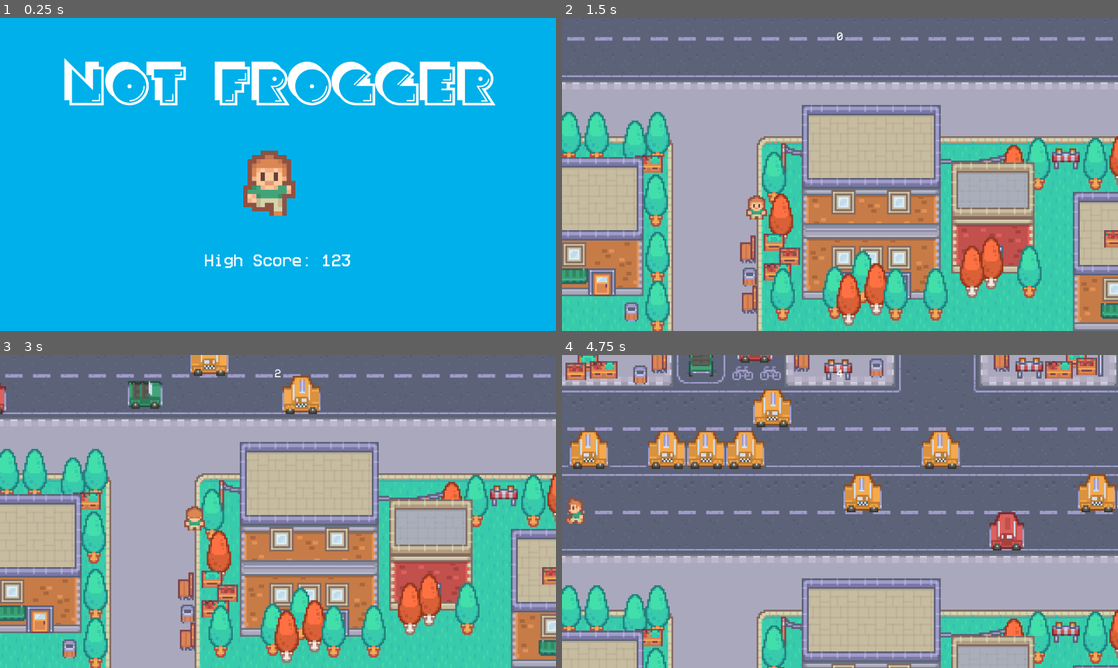
Above: before the commit, frames 1-4 (two rows, left to right).
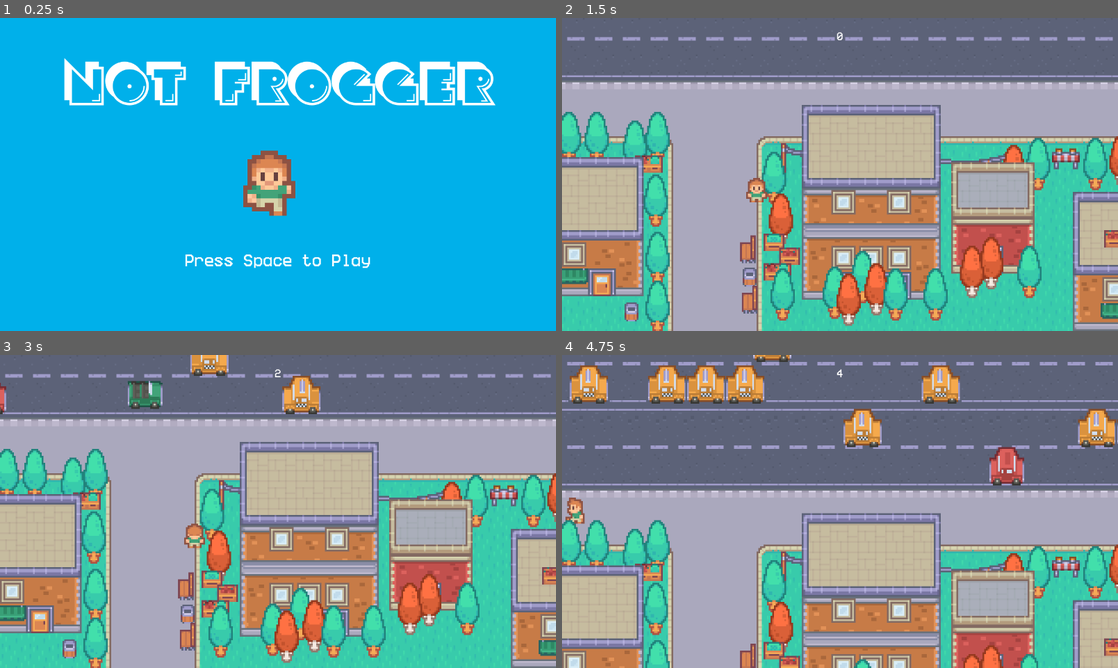
Above: after the commit, the same moments.

Repository: mikelsito/FroggerClone
Game: Godot game, scene res://scenes/title.tscn
The game is run twice, just before and just after one commit, with the same random seed, the same clock (stepped at 60 frames per second) and the same inputs.
Inputs:
- Up to frame 1 (0.25 s): no input
- Up to frame 2 (1.5 s): tap Space (confirm) at 0.5, 0.6, 1.35 s; hold D (right) 0.53-1.28 s; hold S (down) from 1.28 s (still down)
- Up to frame 3 (3 s): release S (down) at 2.03 s; hold D (right) 2.03-2.78 s; tap Space (confirm) at 2.1, 2.85 s; hold W (up) from 2.78 s (still down)
- Up to frame 4 (4.75 s): release W (up) at 3.53 s; hold A (left) from 3.53 s (still down); tap Space (confirm) at 3.6, 4.35 s

The runs differ from the first frame. In frame 1, 0.6% of the frame differs, in the area x 33-67%, y 75-80%; in frame 2, 0.4%; in frame 3, 0.4%; in frame 4, 66%, in the area x 0-100%, y 0-100%.

Commit message:
finished.

Diff:
--- a/project.godot
+++ b/project.godot
@@ -18,6 +18,10 @@
 run/main_scene="uid://bg46h5x2n6eev"
 config/features=PackedStringArray("4.6", "Forward Plus")
 config/icon="res://icon.svg"
+
+[autoload]
+
+Global="*uid://cv0t1n0e7k0ls"
 
 [display]
 
@@ -62,3 +66,4 @@
 [rendering]
 
 textures/canvas_textures/default_texture_filter=0
+textures/vram_compression/import_etc2_astc=true
--- a/scenes/car1.tscn
+++ b/scenes/car1.tscn
@@ -2,6 +2,7 @@
 
 [ext_resource type="Script" uid="uid://bvl4ny6dj3mqa" path="res://scenes/car_1.gd" id="1_ho7em"]
 [ext_resource type="Texture2D" uid="uid://ded8huv3lr1a7" path="res://graphics/cars/yellow.png" id="1_suf2o"]
+[ext_resource type="AudioStream" uid="uid://b72b6pqe72w3n" path="res://audio/car.mp3" id="3_da0x4"]
 
 [sub_resource type="RectangleShape2D" id="RectangleShape2D_ho7em"]
 size = Vector2(22, 15)
@@ -20,4 +21,12 @@
 
 [node name="VisibleOnScreenNotifier2D" type="VisibleOnScreenNotifier2D" parent="." unique_id=1852791710]
 
+[node name="AudioStreamPlayer2D" type="AudioStreamPlayer2D" parent="." unique_id=881062572]
+stream = ExtResource("3_da0x4")
+volume_db = -20.0
+autoplay = true
+max_distance = 200.0
+attenuation = 0.25000024
+parameters/looping = false
+
 [connection signal="screen_exited" from="VisibleOnScreenNotifier2D" to="." method="_on_visible_on_screen_notifier_2d_screen_exited"]
--- a/scenes/car_1.gd
+++ b/scenes/car_1.gd
@@ -1,8 +1,6 @@
 extends Area2D
 
 var direction: Vector2 = Vector2.LEFT
-var speeds: Array = [150, 175, 200]
-var random_speed: int = speeds.pick_random()
 var speed: int = 150
 var colors: Array = [
 	preload("res://graphics/cars/green.png"),
--- /dev/null
+++ b/scenes/global.gd
@@ -0,0 +1,3 @@
+extends Node
+
+var score:int = 0
--- /dev/null
+++ b/scenes/global.tscn
@@ -0,0 +1,12 @@
+[gd_scene format=3 uid="uid://cv0t1n0e7k0ls"]
+
+[ext_resource type="Script" uid="uid://iq8npekvmc52" path="res://scenes/global.gd" id="1_4pk28"]
+[ext_resource type="AudioStream" uid="uid://bov1w6fm8v8o5" path="res://audio/Forest_Hopper.mp3" id="2_nmxvb"]
+
+[node name="Global" type="Node" unique_id=444802625]
+script = ExtResource("1_4pk28")
+
+[node name="AudioStreamPlayer" type="AudioStreamPlayer" parent="." unique_id=474300605]
+stream = ExtResource("2_nmxvb")
+autoplay = true
+parameters/looping = false
--- a/scenes/player.gd
+++ b/scenes/player.gd
@@ -1,7 +1,7 @@
 extends CharacterBody2D
 
 var direction: Vector2 = Vector2(1,1)
-var speed: int = 150
+var speed: int = 100
 
 func animation():
 	if direction:
--- a/scenes/title.tscn
+++ b/scenes/title.tscn
@@ -107,4 +107,5 @@
 grow_vertical = 0
 theme_override_fonts/font = ExtResource("3_pyl7j")
 theme_override_font_sizes/font_size = 30
-text = "High Score: 123"
+text = "Press Space to Play"
+horizontal_alignment = 1
Not shown, added: audio/Forest_Hopper.mp3.import
Not shown, added: export_presets.cfg
Not shown, added: scenes/global.gd.uid
Not shown, added: .DS_Store
Not shown, added: Exportd/Frogger.console.exe
Not shown, added: Exportd/Frogger.exe
Not shown, added: Exportd/Frogger.pck
Not shown, added: audio/Forest_Hopper.mp3
